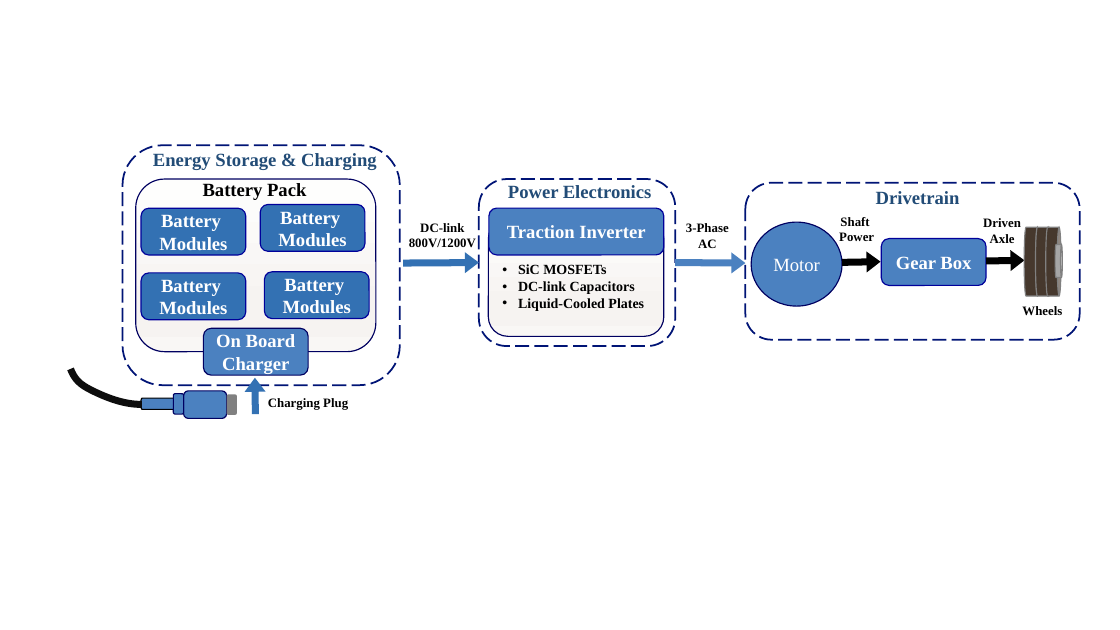
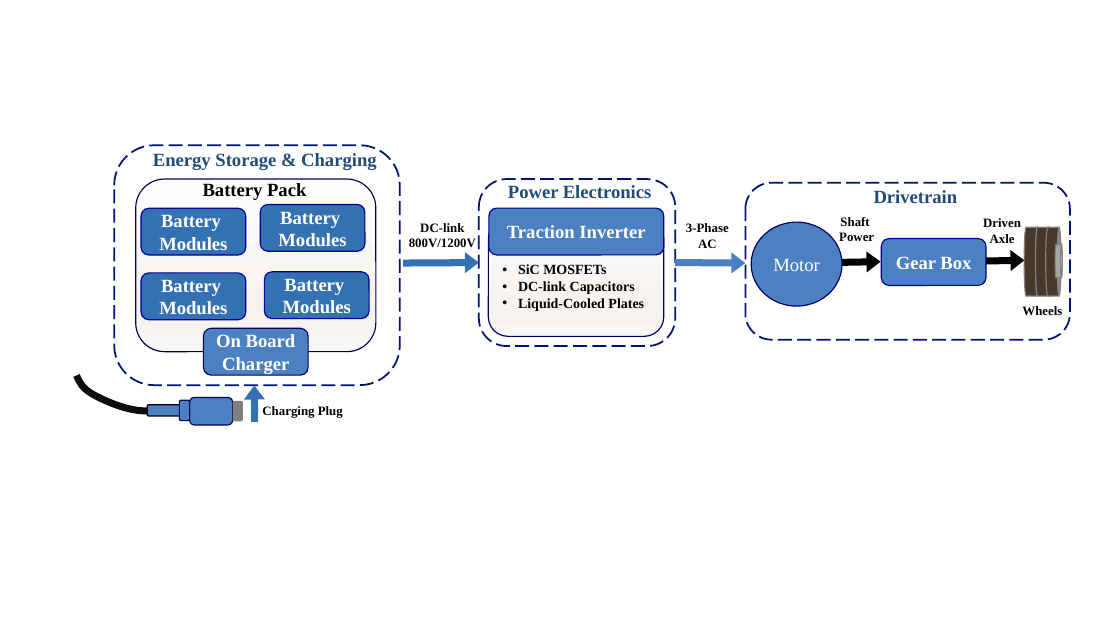
Before and after one commit to EnesAyaz/KTH, a slide deck: slide 7 of 1.2kV-Paper/Drawings/EnesAyaz.pptx. Drawn at 1120x630 pixels with LibreOffice and Linux fonts; fonts in the diff are those of the drawing; background and template pictures are left out. Boxes give left, top, right and bottom in pixels: in the first picture for what was removed or moved away, otherwise in the second. Text is boxed around its words. In the diff, an @@ line names an element or a change of style, - is before the commit and + after.

```diff
--- a/1.2kV-Paper/Drawings/EnesAyaz.pptx
+++ b/1.2kV-Paper/Drawings/EnesAyaz.pptx
@@ rounded rectangle: place and size @@
-rounded rectangle at <box>123,145,400,386</box>
+rounded rectangle at <box>114,145,400,386</box>
@@ rounded rectangle: place and size @@
-rounded rectangle at <box>745,183,1080,340</box>
+rounded rectangle at <box>745,183,1070,340</box>
@@ 3 rounded rectangles, 1 cylinder, 1 freeform shape: place and size @@
-3 rounded rectangles, 1 cylinder, 1 freeform shape at <box>71,369,237,418</box>
+3 rounded rectangles, 1 cylinder, 1 freeform shape at <box>76,376,243,425</box>
@@ arrow moved from (255, 414) - (255, 378) to (255, 422) - (255, 386) @@
@@ text "Charging Plug": place and size @@
-text "Charging Plug" at <box>268,398,348,410</box>
+text "Charging Plug" at <box>262,406,343,418</box>
```
Also in this commit, not shown: 6 other files.
